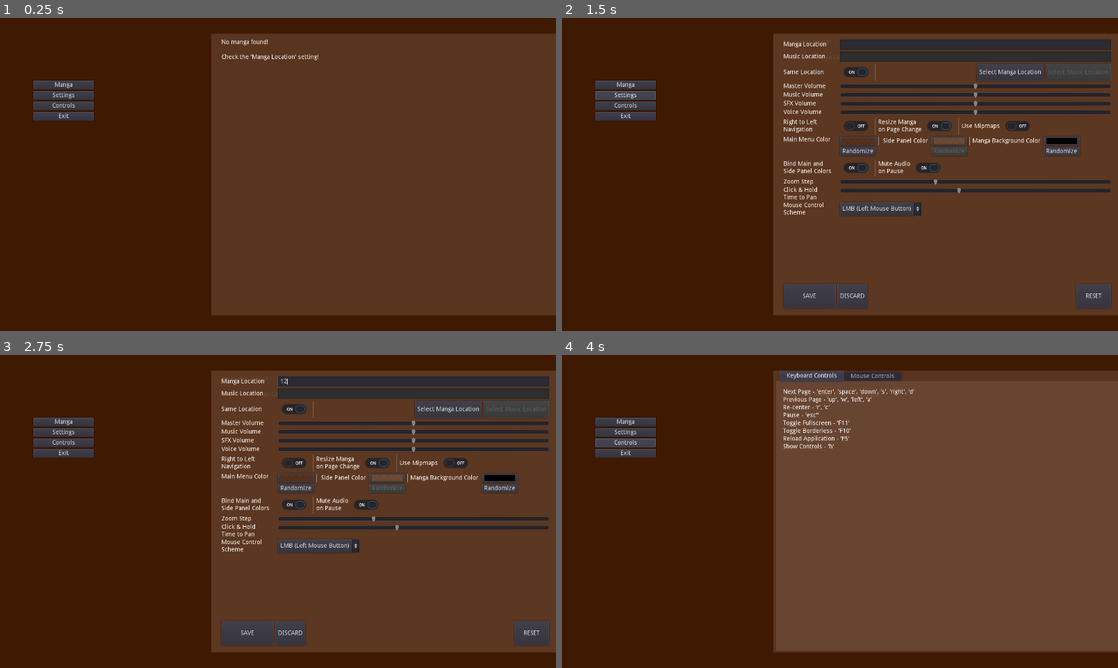
Above: before the commit, frames 1-4 (two rows, left to right).
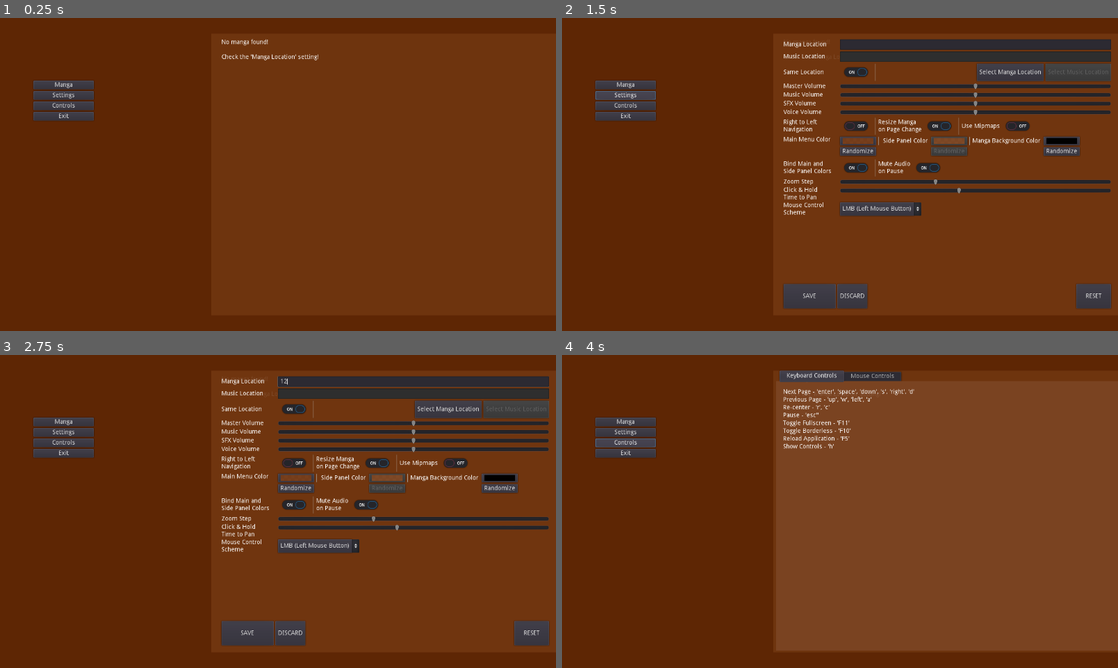
Above: after the commit, the same moments.

Repository: MrPoblin/Sound-Manga-Reader-Godot
Game: Godot game, scene res://Scenes/UI/Main.tscn
Two runs of this game, one before a commit and one after it. Both use one fixed random seed, a clock stepped at 60 frames per second and the inputs below. The engine's default icon, where the game draws it, is replaced by a stand-in: a white triangle on a blue panel in a dark square.
Inputs (mouse positions are in pixels of both pictures, inside the frame that each line leads up to):
- Up to frame 1 (0.25 s): no input
- Up to frame 2 (1.5 s): click "Manga" at 0.5 s; click "Settings" at 1.25 s
- Up to frame 3 (2.75 s): click (411, 380) at 2.02 s; type "12" at 2.1 s
- Up to frame 4 (4 s): click "SAVE" at 2.75 s; click "Controls" at 3.5 s

The runs differ from the first frame. In frame 1, 43% of the frame differs, in the area x 0-100%, y 0-100%; in frame 2, 43%; in frame 3, 43%; in frame 4, 43%.

Commit message:
Change panel color based on main color luminance
Might change the parameters and/or the calculation idk

Diff:
--- a/Scripts/Config.gd
+++ b/Scripts/Config.gd
@@ -19,9 +19,12 @@
 	config.set_value("controls", "mouseScheme", 0)
 	config.set_value("color", "bind", true)
 	randomize()
-	var tempCol = Color(randf()*0.6,randf()*0.6,randf()*0.6, 0.9)
+	var tempCol = Color(randf(),randf(),randf(), 1)*0.9
 	config.set_value("color", "main", tempCol)
-	config.set_value("color", "panel", tempCol.lightened(0.12))
+	if(tempCol.get_luminance()>0.5):
+		config.set_value("color", "panel", tempCol.darkened((tempCol.get_luminance()-0.5)*0.24))
+	else:
+		config.set_value("color", "panel", tempCol.lightened(tempCol.get_luminance()*0.24))
 	config.set_value("color", "bg", Color.black)
 	saveConfig()
 
--- a/Scripts/UI/SettingGrid.gd
+++ b/Scripts/UI/SettingGrid.gd
@@ -59,7 +59,10 @@
 	Config.config.set_value("color", "bind", $OtherGrid3/c_bind_col.pressed)
 	Config.config.set_value("color", "main", $ColorGrid/cp_main.color)
 	if($OtherGrid3/c_bind_col.pressed):
-		Config.config.set_value("color", "panel", $ColorGrid/cp_main.color.lightened(0.12))
+		if($ColorGrid/cp_main.color.get_luminance()>0.5):
+			Config.config.set_value("color", "panel", $ColorGrid/cp_main.color.darkened(($ColorGrid/cp_main.color.get_luminance()-0.5)*0.24))
+		else:
+			Config.config.set_value("color", "panel", $ColorGrid/cp_main.color.lightened($ColorGrid/cp_main.color.get_luminance()*0.24))
 	else:
 		Config.config.set_value("color", "panel", $ColorGrid/cp_panel.color)
 	Config.config.set_value("color", "bg", $ColorGrid/cp_bg.color)
